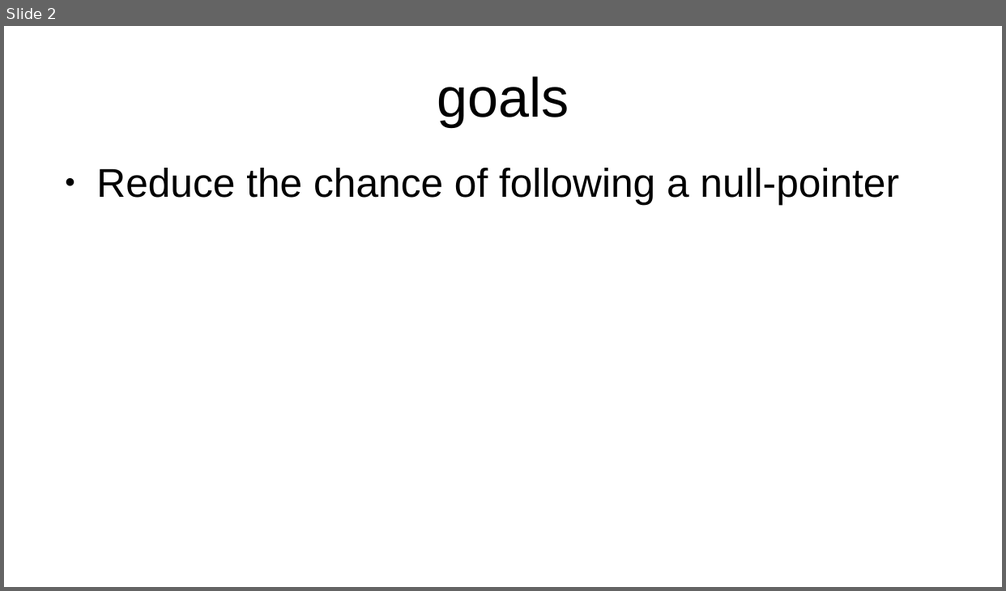
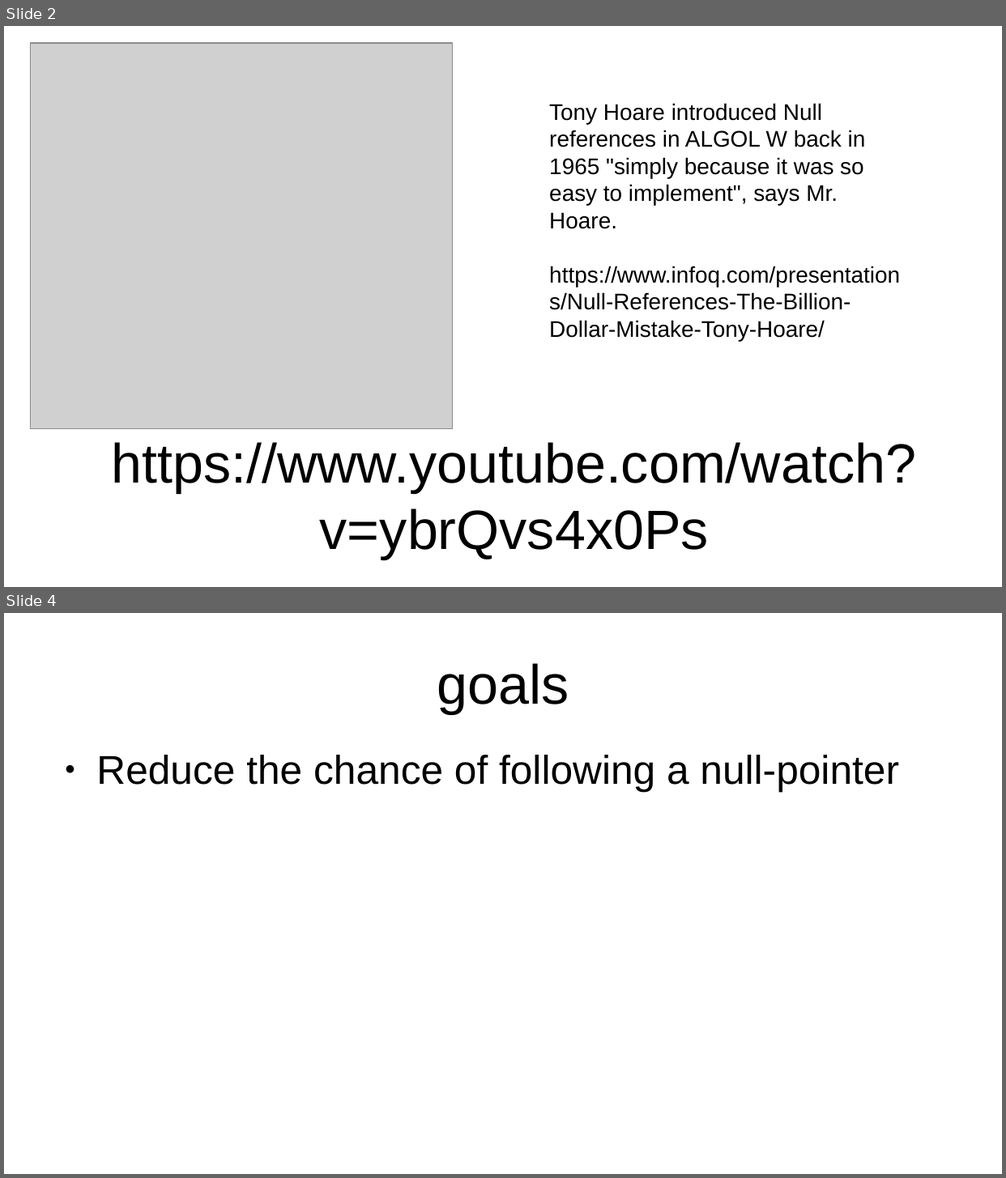
Before and after one commit to marcpawl/nullptr, a slide deck: slideshow.odp. Shown one above the other, each under a label of ours: slide 2 before the commit, slides 2 and 4 after it; the slides between them are not shown. The pictures are 1006x591 and 1006x1178 pixels, drawn with LibreOffice and Linux fonts; fonts in the diff are those of the drawing; grey boxes stand for pictures. Boxes give left, top, right and bottom in pixels: in the first picture for what was removed or moved away, otherwise in the second. Text is boxed around its words. In the diff, an @@ line names an element or a change of style, - is before the commit and + after.

```diff
--- a/slideshow.odp
+++ b/slideshow.odp
@@ slide 2 added at <box>4,26,1002,587</box>, background #FFFFFF @@
@@ picture added at <box>30,43,454,429</box> @@
@@ text added at <box>549,103,900,341</box>, 18 pt, text #000000 @@
+Tony Hoare introduced Null references in ALGOL W back in 1965 "simply because it was so easy to implement", says Mr. Hoare.
+https://www.infoq.com/presentations/Null-References-The-Billion-Dollar-Mistake-Tony-Hoare/
@@ title added at <box>111,442,916,560</box>, 44 pt, text #000000 @@
+https://www.youtube.com/watch?v=ybrQvs4x0Ps
@@ what was slide 2 is now slide 4 @@
```
Also in this commit, not shown: 20 slides changed, 6 other slides added, 1 other file.
